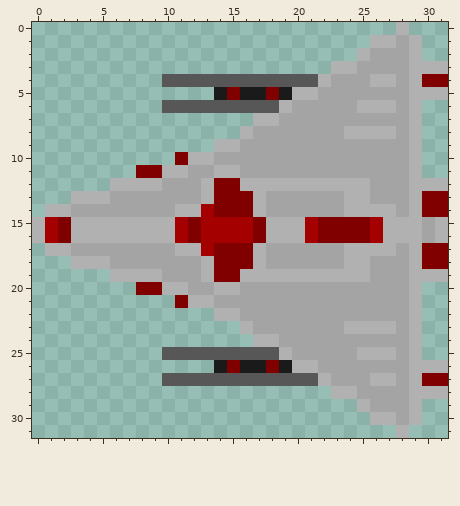
Edited in one commit: pixel-art sprite (sprites/images/enx32_4_SPR_0.png). The picture above was drawn from the file before the commit.
The file is 32x32 pixels.
Once edited:
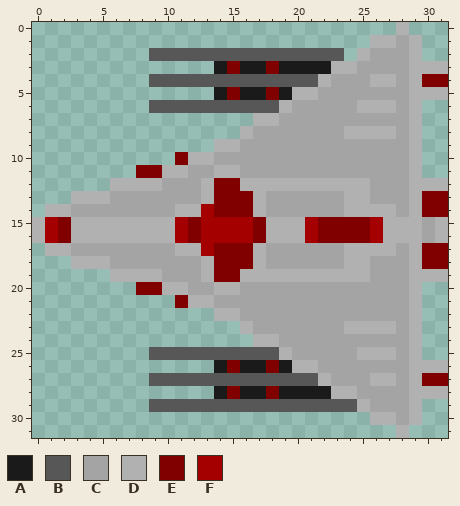
Palette (. is transparent): A #1a1a1a  B #575757  C #a4a4a4  D #b1b1b1  E #800000  F #a40000
Difference:
y 2: x 9..23 ............... -> BBBBBBBBBBBBBBB
y 3: x 14..22 ......... -> AEAAEAAAA
y 4: x 9 . -> B
y 6: x 9 . -> B
y 25: x 9 . -> B
y 27: x 9 . -> B
y 28: x 14..22 ......... -> AEAAEAAAA
y 29: x 9..24 ................ -> BBBBBBBBBBBBBBBB
Pixel boxes of the changes (left, top, right, bottom) in both pictures:
added: (149, 48, 344, 113)
added: (149, 347, 357, 412)
